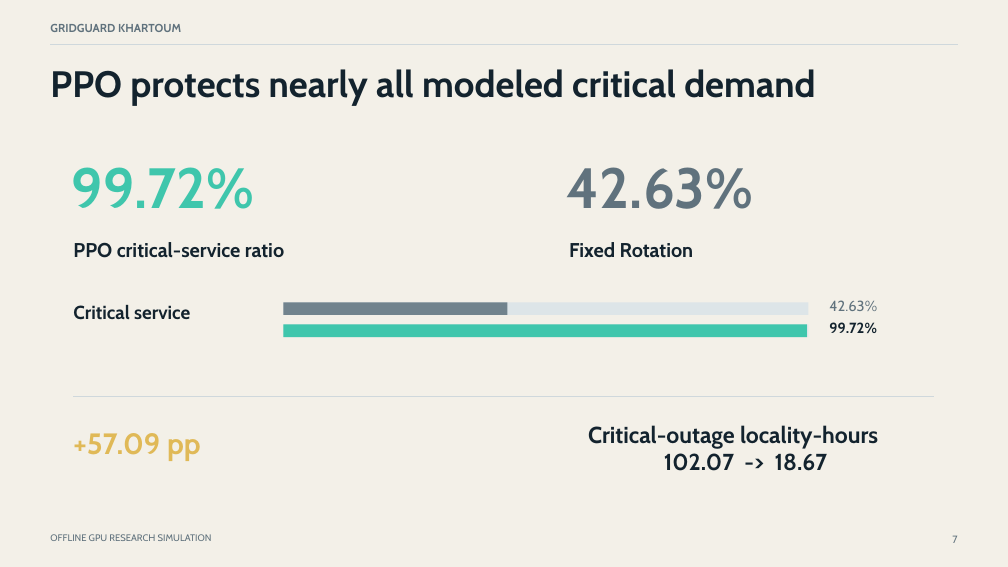
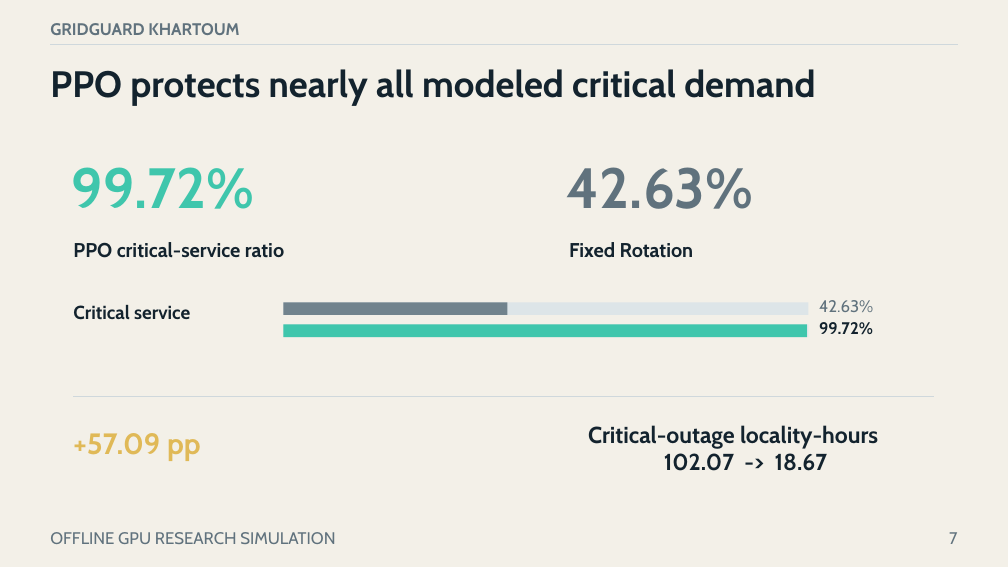
Before and after one commit to boomout2012-afk/gridguard-khartoum, a slide deck: slide 7 of output/presentation/gridguard-khartoum-defense.pptx. Drawn at 1008x567 pixels with LibreOffice and Linux fonts; fonts in the diff are those of the drawing. Boxes give left, top, right and bottom in pixels: in the first picture for what was removed or moved away, otherwise in the second. Text is boxed around its words. In the diff, an @@ line names an element or a change of style, - is before the commit and + after.

```diff
--- a/output/presentation/gridguard-khartoum-defense.pptx
+++ b/output/presentation/gridguard-khartoum-defense.pptx
@@ text "GRIDGUARD KHARTOUM" at (x1=50, y1=23, x2=239, y2=35): size 11 to 16 pt @@
@@ text "42.63%" moved from (x1=829, y1=300, x2=877, y2=311) to (x1=819, y1=300, x2=873, y2=312) @@
@@ text "42.63%" at (x1=819, y1=300, x2=873, y2=312): size 14 to 16 pt @@
@@ text "99.72%" at (x1=819, y1=322, x2=873, y2=335): size 14 to 16 pt @@
@@ text "99.72%" moved from (x1=829, y1=322, x2=876, y2=334) to (x1=819, y1=322, x2=873, y2=335) @@
@@ text "OFFLINE GPU RESEARCH SIMULATION" at (x1=50, y1=532, x2=335, y2=544): size 9 to 16 pt @@
@@ text "7" at (x1=949, y1=532, x2=957, y2=544): size 10 to 16 pt @@
```
Also in this commit, not shown: 11 other slides changed.
